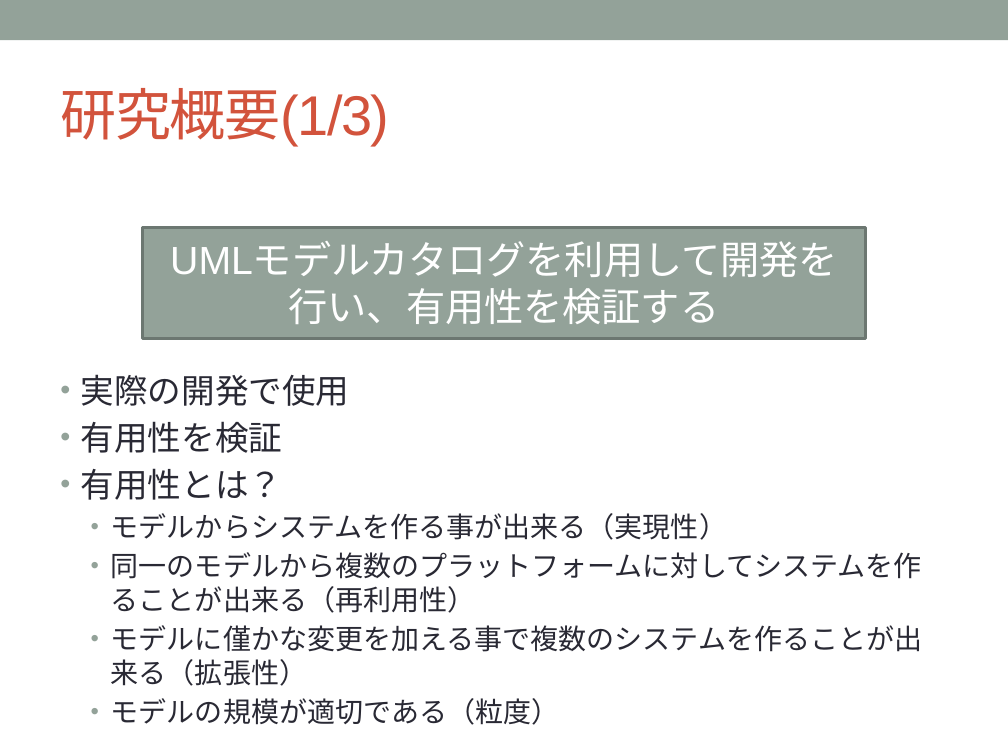
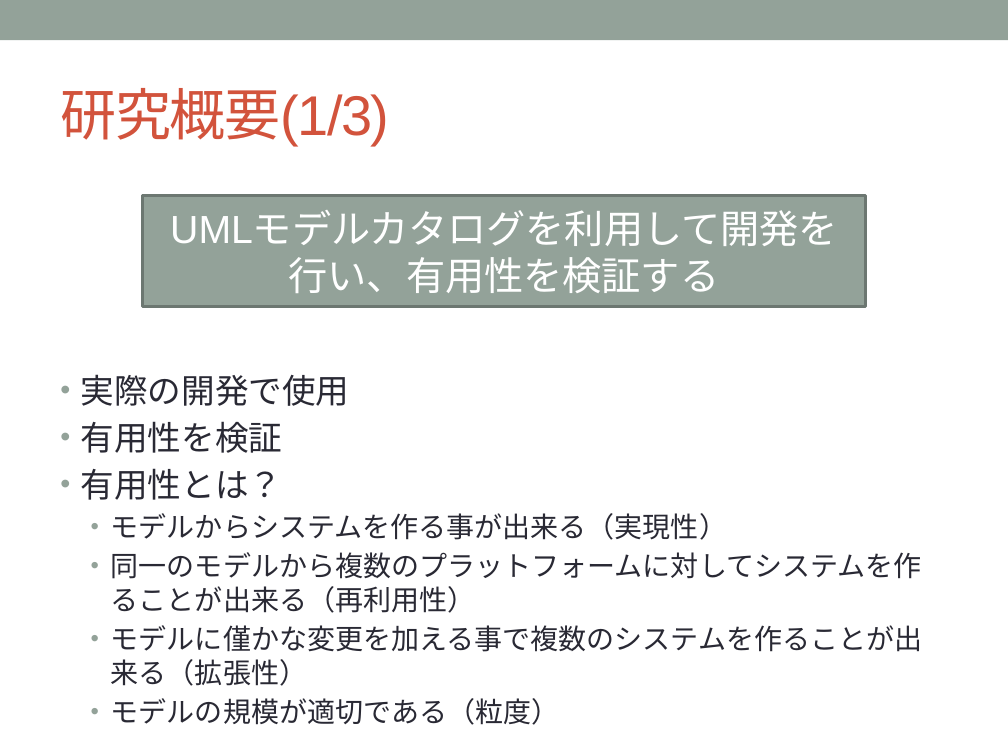
Before and after one commit to YutaNiimura/leJOS-OSEK, a slide deck: slide 11 of 中間発表関連/5I25新村祐太 中間発表スライドver0.5.pptx (slide 10 before the commit). Drawn at 1008x756 pixels with LibreOffice and Linux fonts; fonts in the diff are those of the drawing. Boxes give left, top, right and bottom in pixels: in the first picture for what was removed or moved away, otherwise in the second. Text is boxed around its words. In the diff, an @@ line names an element or a change of style, - is before the commit and + after.

```diff
--- a/中間発表関連/5I25新村祐太 中間発表スライドver0.5.pptx
+++ b/中間発表関連/5I25新村祐太 中間発表スライドver0.5.pptx
@@ rectangle "UMLモデルカタログを利用して開発を行い、有用性を検証する": place and size @@
-rectangle "UMLモデルカタログを利用して開発を行い、有用性を検証する" at <box>143,227,866,338</box>
+rectangle "UMLモデルカタログを利用して開発を行い、有用性を検証する" at <box>143,196,866,306</box>
```
Also in this commit, not shown: 9 other slides changed, 2 slides added, 11 other files.
